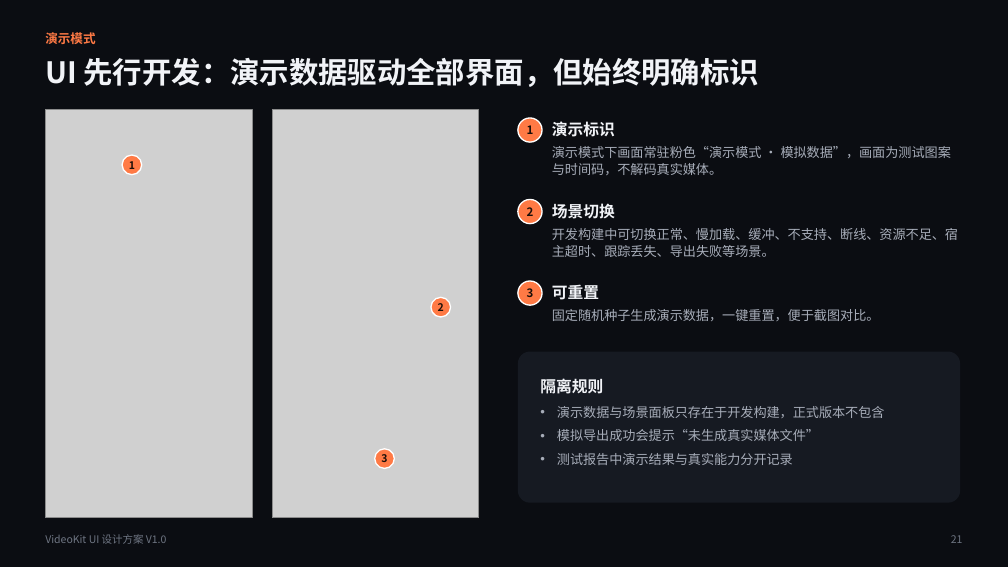
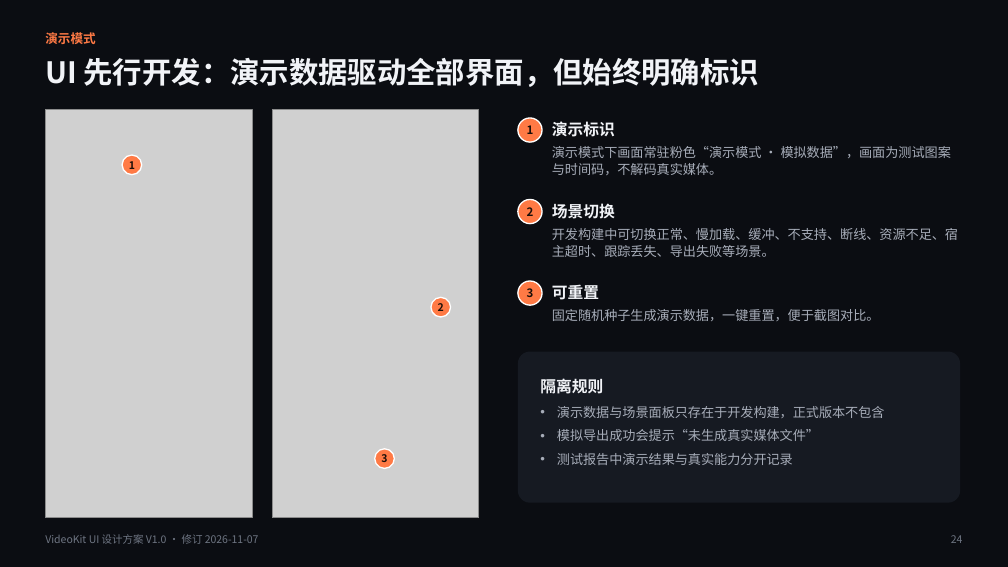
Before and after one commit to bennyliaa/VideoKit, a slide deck: slide 24 of docs/requirement/VideoKit_UI_Design_V1.0.pptx (slide 21 before the commit). Drawn at 1008x567 pixels with LibreOffice and Linux fonts; fonts in the diff are those of the drawing; grey boxes stand for pictures. Boxes give left, top, right and bottom in pixels: in the first picture for what was removed or moved away, otherwise in the second. Text is boxed around its words. In the diff, an @@ line names an element or a change of style, - is before the commit and + after.

```diff
--- a/docs/requirement/VideoKit_UI_Design_V1.0.pptx
+++ b/docs/requirement/VideoKit_UI_Design_V1.0.pptx
@@ text at box(45, 534, 259, 544): text changed @@
-VideoKit UI 设计方案 V1.0
+VideoKit UI 设计方案 V1.0 · 修订 2026-11-07
@@ text at box(951, 535, 963, 543): text changed @@
-21
+24
```
Also in this commit, not shown: 21 other slides changed, 3 slides added, 2 other files.
